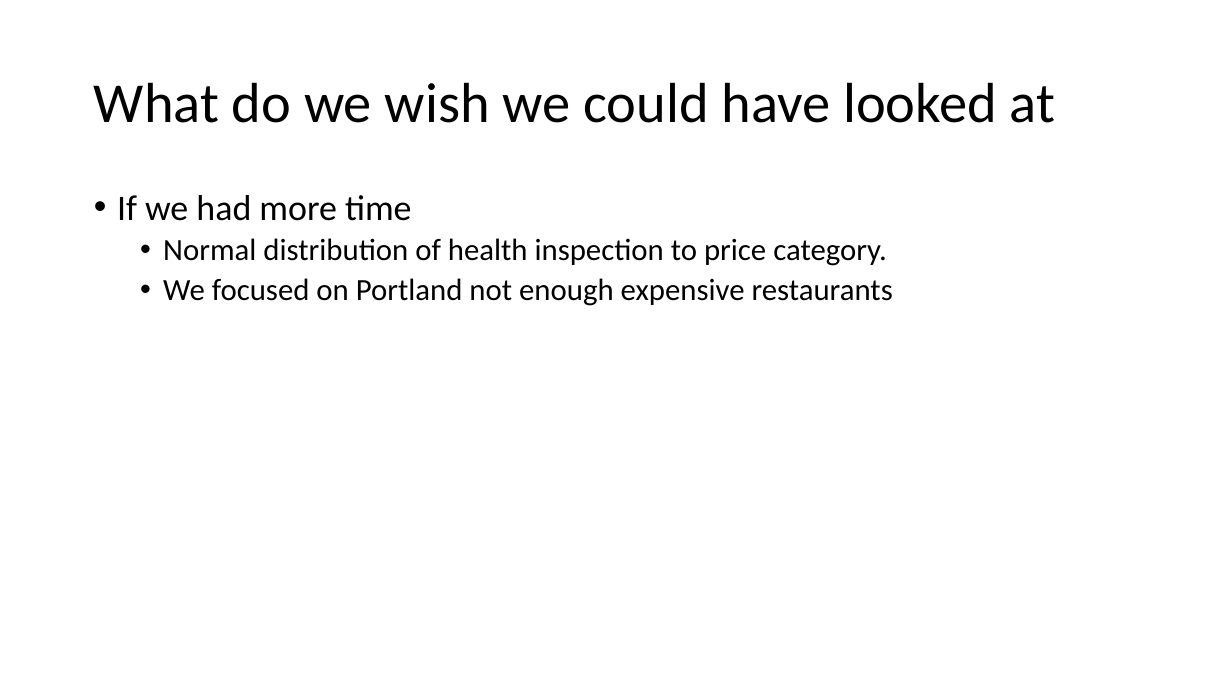
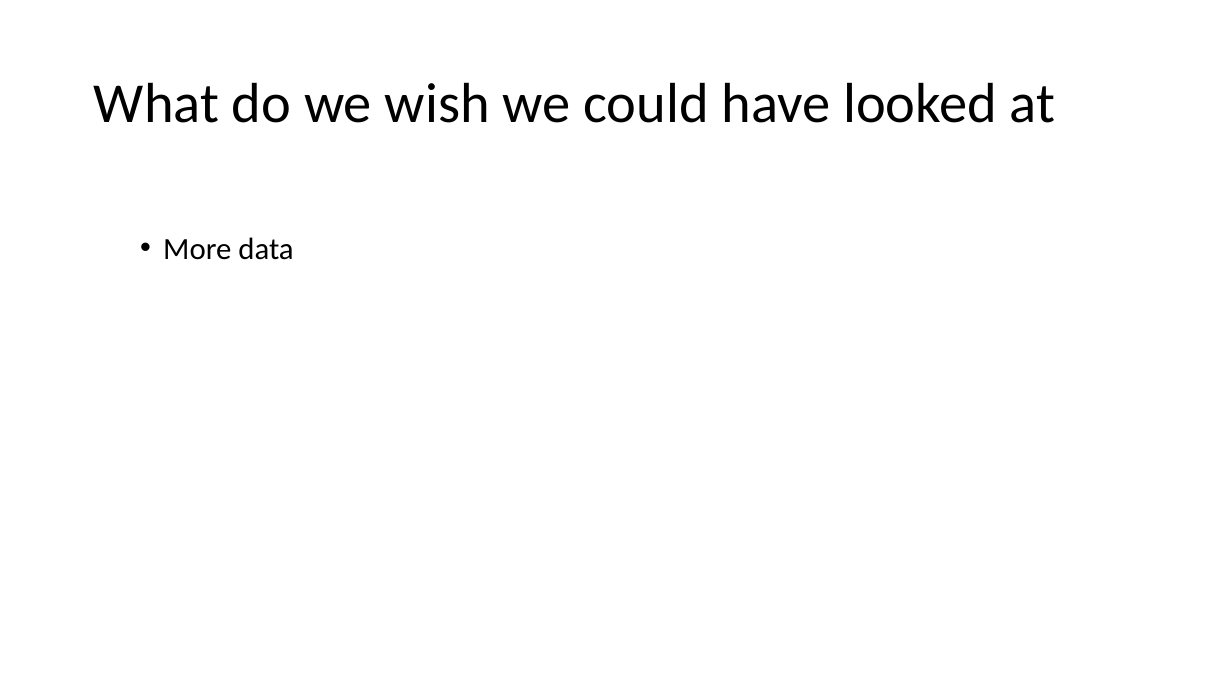
Before and after one commit to DCMilligan88/PriceVsHealth, a slide deck: slide 23 of Project 1 presentation (1).pptx (slide 19 before the commit). Drawn at 1232x693 pixels with LibreOffice and Linux fonts; fonts in the diff are those of the drawing; background and template pictures are left out. Boxes give left, top, right and bottom in pixels: in the first picture for what was removed or moved away, otherwise in the second. Text is boxed around its words. In the diff, an @@ line names an element or a change of style, - is before the commit and + after.

```diff
--- a/Project 1 presentation (1).pptx
+++ b/Project 1 presentation (1).pptx
@@ text at <box>163,237,293,260</box>: text changed @@
-• If we had more time
-  • Normal distribution of health inspection to price category.
-  • We focused on Portland not enough expensive restaurants
+  • More data
```
Also in this commit, not shown: 10 other slides changed, 9 slides added, 6 slides removed.
